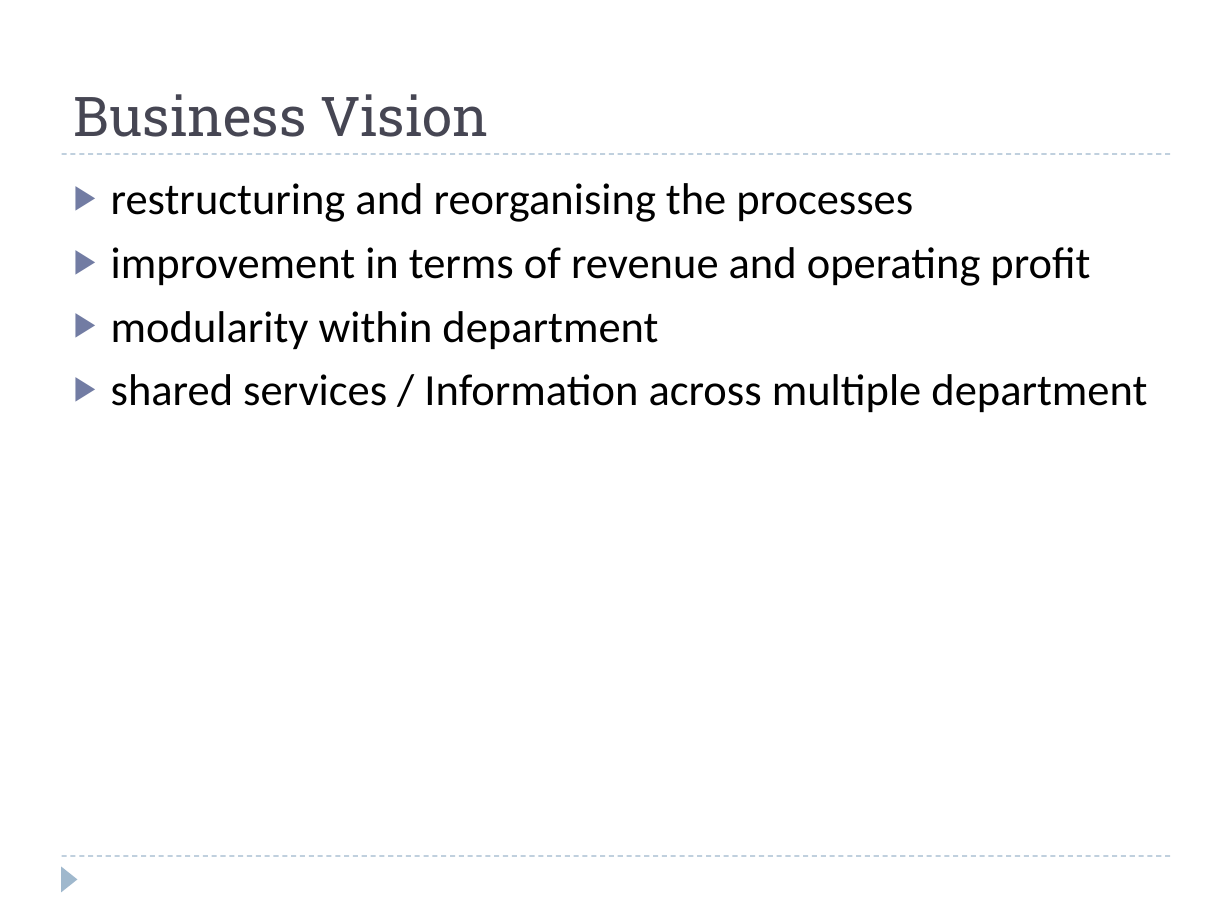
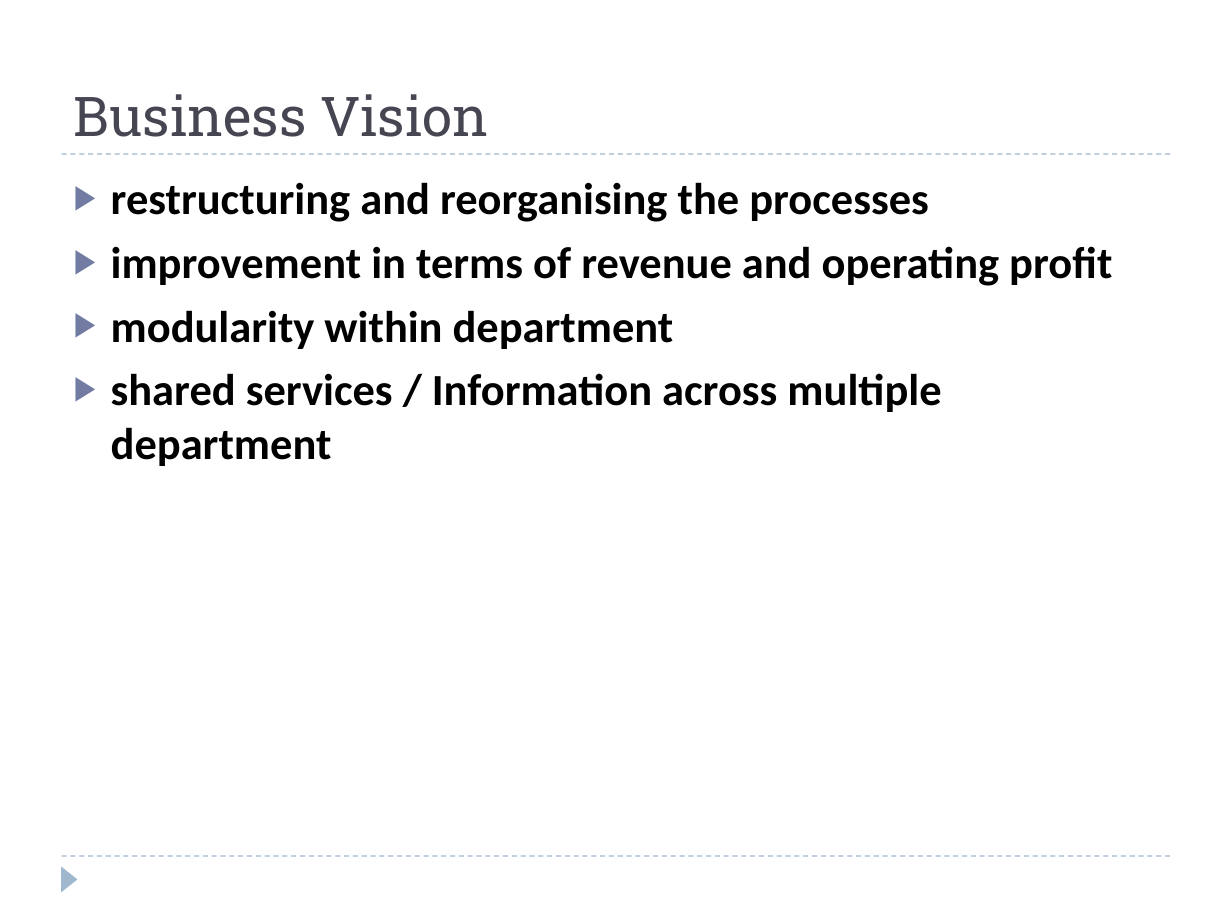
Before and after one commit to windieccf/t1-shipping, a slide deck: slide 5 of Enterprise Architech Presentation.pptx. Drawn at 1232x924 pixels with LibreOffice and Linux fonts; fonts in the diff are those of the drawing. Boxes give left, top, right and bottom in pixels: in the first picture for what was removed or moved away, otherwise in the second. Text is boxed around its words. In the diff, an @@ line names an element or a change of style, - is before the commit and + after.

```diff
--- a/Enterprise Architech Presentation.pptx
+++ b/Enterprise Architech Presentation.pptx
@@ text "restructuring and reorganising the processes" at [111, 182, 1112, 466]: bold on @@
```
Also in this commit, not shown: 4 other slides changed, 17 slides added.
